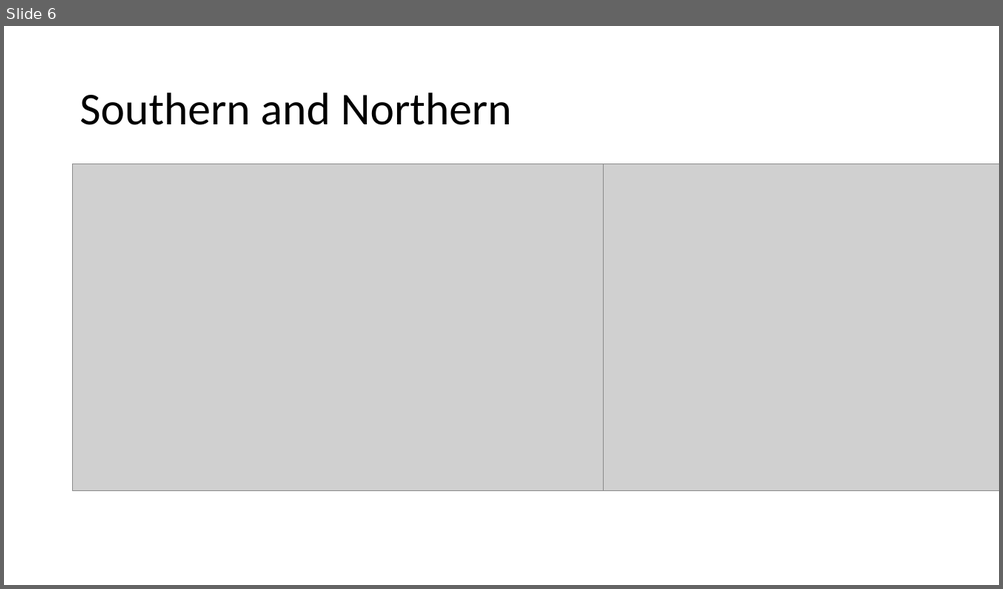
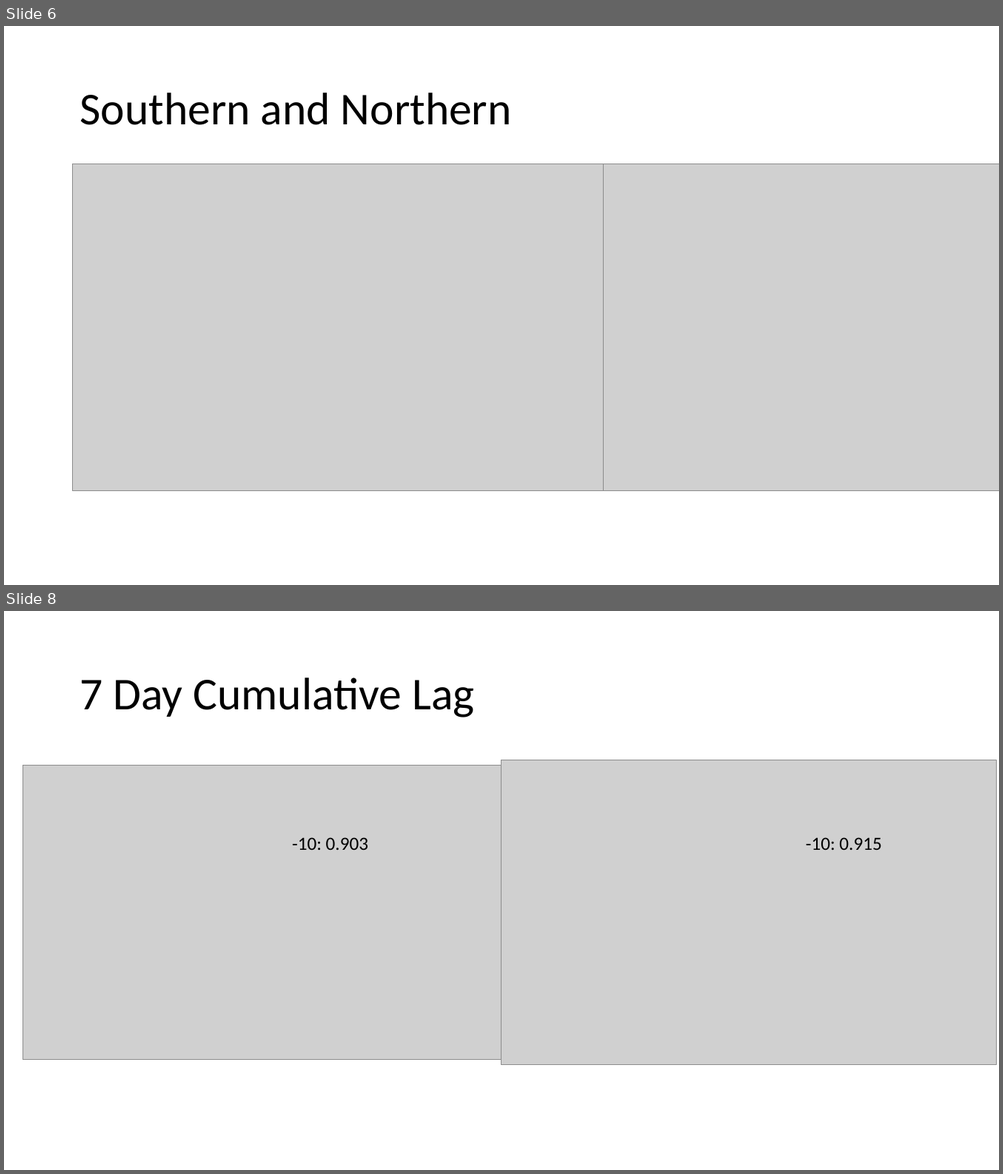
Before and after one commit to YJZhang77/Covid-git, a slide deck: results.pptx. Shown one above the other, each under a label of ours: slide 6 before the commit, slides 6 and 8 after it; the slides between them are not shown. The pictures are 1003x589 and 1003x1174 pixels, drawn with LibreOffice and Linux fonts; fonts in the diff are those of the drawing; grey boxes stand for pictures. Boxes give left, top, right and bottom in pixels: in the first picture for what was removed or moved away, otherwise in the second. Text is boxed around its words. In the diff, an @@ line names an element or a change of style, - is before the commit and + after.

```diff
--- a/results.pptx
+++ b/results.pptx
@@ slide 8 added at (x1=4, y1=611, x2=999, y2=1170), background #FFFFFF @@
@@ title added at (x1=79, y1=678, x2=474, y2=718), 44 pt, text #000000 @@
+7 Day Cumulative Lag
@@ picture added at (x1=23, y1=766, x2=502, y2=1060) @@
@@ picture added at (x1=502, y1=760, x2=996, y2=1065) @@
@@ text added at (x1=292, y1=837, x2=368, y2=850), 18 pt, text #000000 @@
+-10: 0.903
@@ text added at (x1=805, y1=837, x2=881, y2=850), 18 pt, text #000000 @@
+-10: 0.915
```
Also in this commit, not shown: 5 other slides added.
